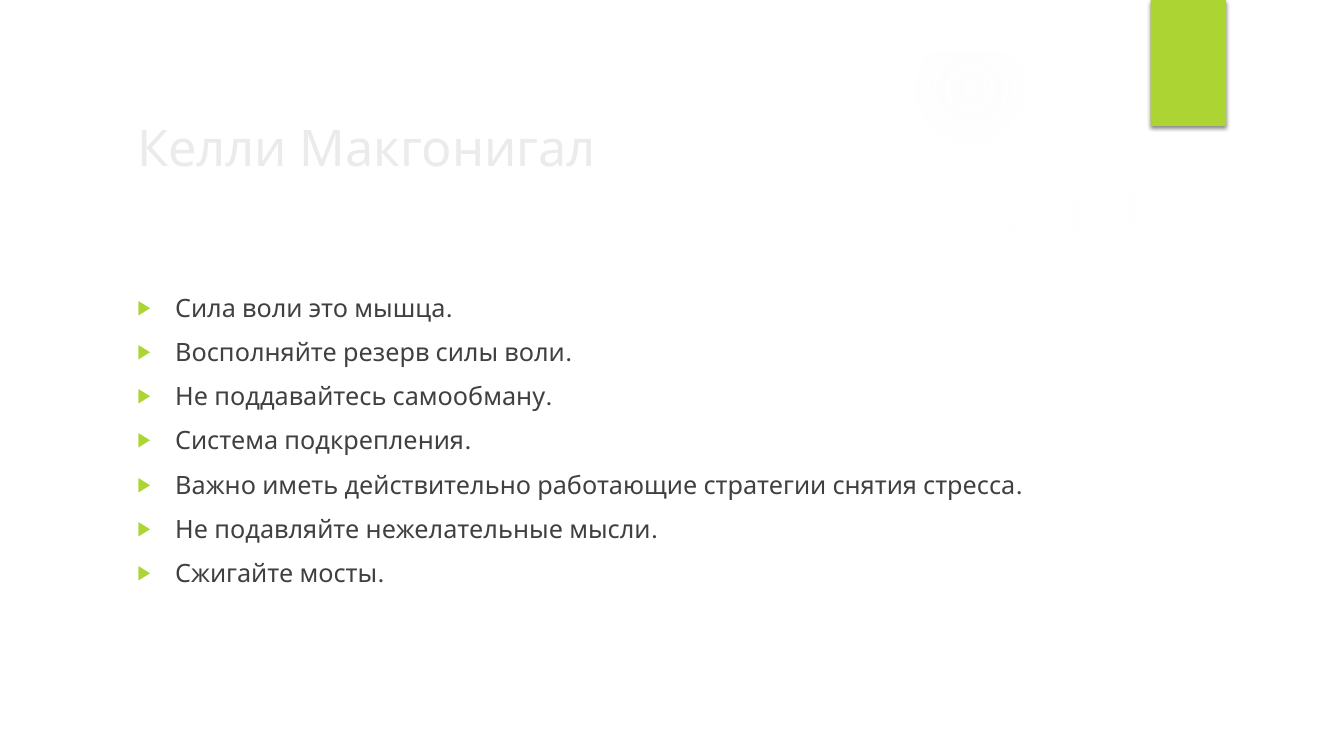
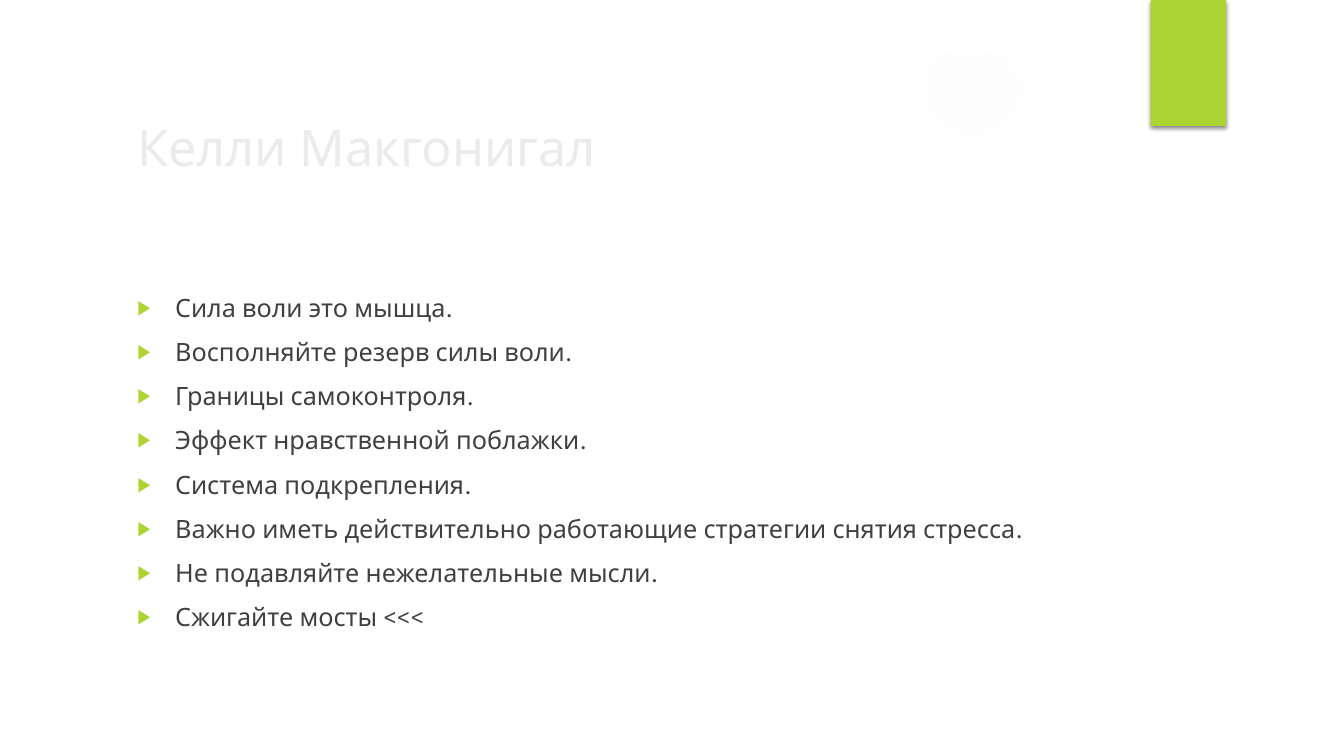
Before and after one commit to VladimirMakarevich/presentations, a slide deck: slide 36 of softskills/willpower/willpower.pptx (slide 29 before the commit). Drawn at 1344x756 pixels with LibreOffice and Linux fonts; fonts in the diff are those of the drawing; background and template pictures are left out. Boxes give left, top, right and bottom in pixels: in the first picture for what was removed or moved away, otherwise in the second. Text is boxed around its words. In the diff, an @@ line names an element or a change of style, - is before the commit and + after.

```diff
--- a/softskills/willpower/willpower.pptx
+++ b/softskills/willpower/willpower.pptx
@@ text at <box>175,387,587,455</box>: text changed @@
-▶ Не поддавайтесь самообману.
+▶ Границы самоконтроля.
+▶ Эффект нравственной поблажки.
@@ text at <box>175,607,378,627</box>: text changed @@
-▶ Сжигайте мосты.
+▶ Сжигайте мосты <<<
```
Also in this commit, not shown: 8 other slides changed, 10 slides added, 8 slides removed.
